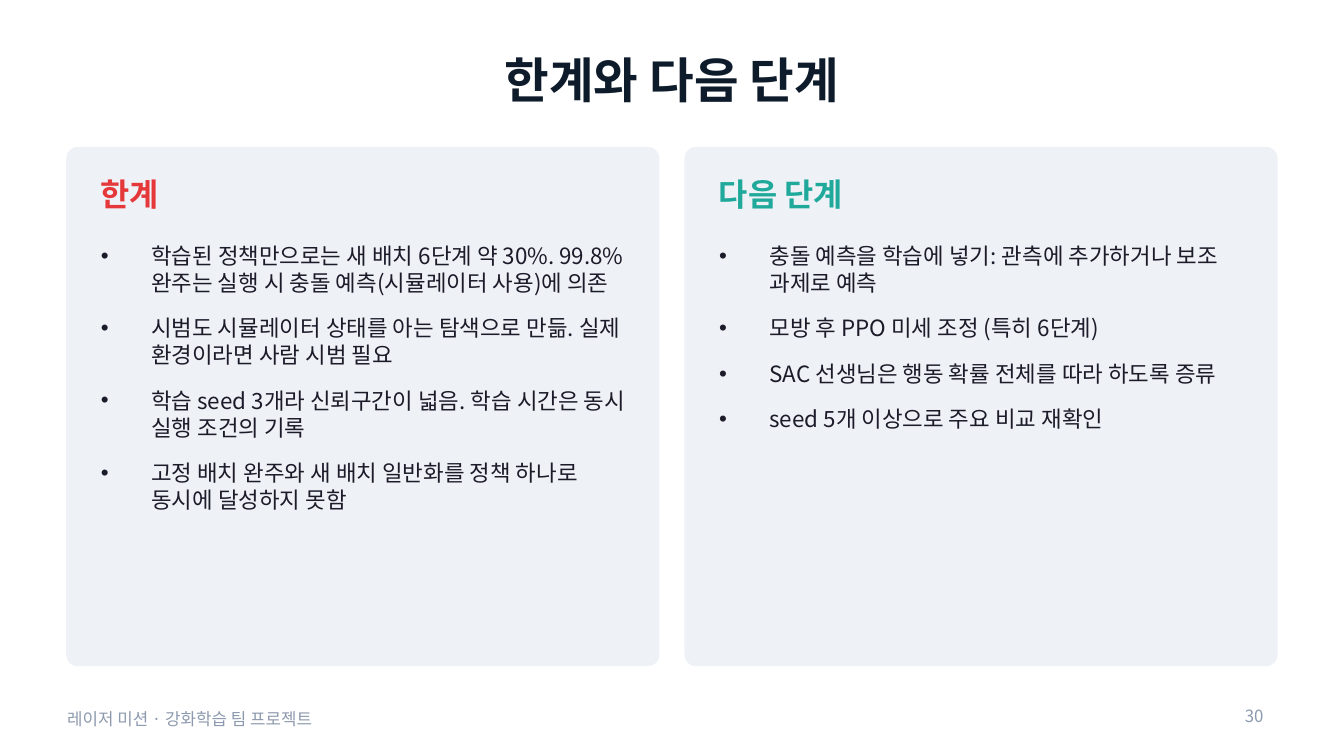
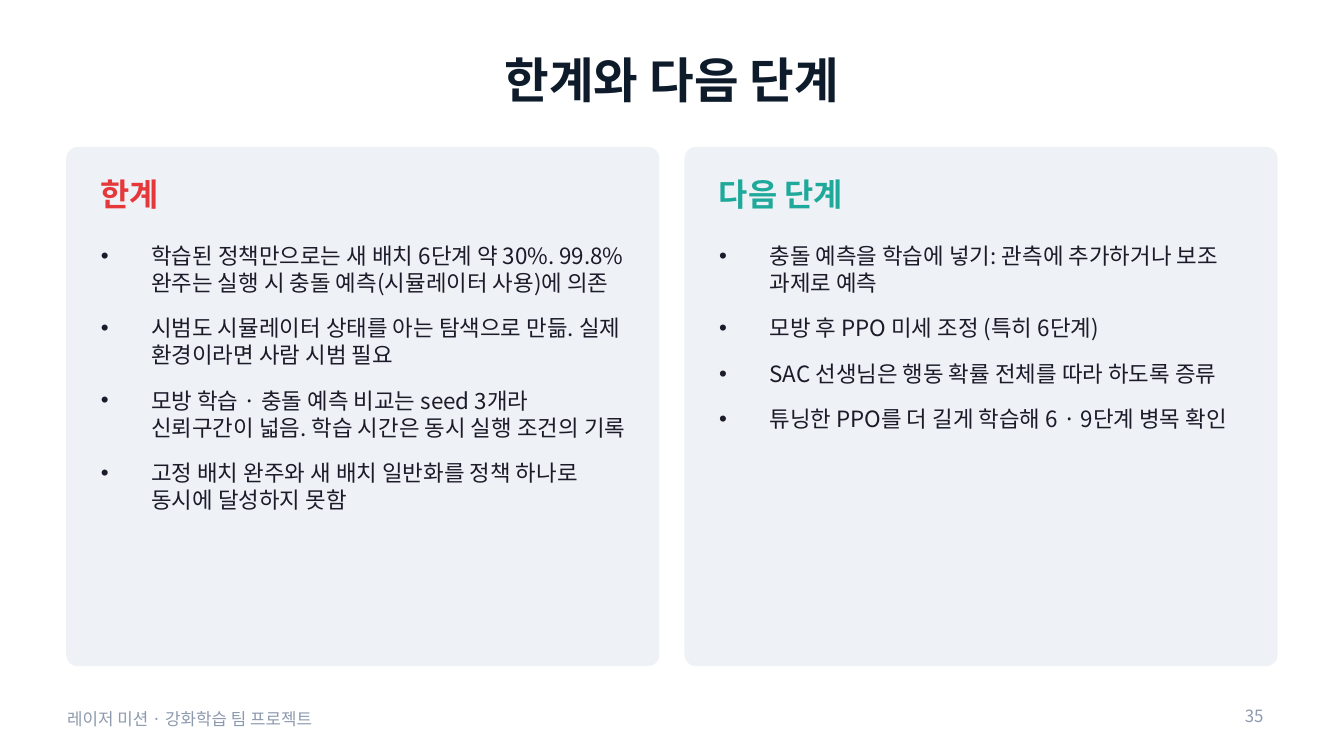
Before and after one commit to changxeokSong/reinforcement_learning, a slide deck: slide 35 of docs/LaserMission_presentation.pptx (slide 30 before the commit). Drawn at 1344x756 pixels with LibreOffice and Linux fonts; fonts in the diff are those of the drawing. Boxes give left, top, right and bottom in pixels: in the first picture for what was removed or moved away, otherwise in the second. Text is boxed around its words. In the diff, an @@ line names an element or a change of style, - is before the commit and + after.

Commit message:
레이저 미션: 하이퍼파라미터 탐색 102개, 최종 비교 seed 5개, 새 seed 확인 실험, 실패 방식 분석, 발표 자료 37장

```diff
--- a/docs/LaserMission_presentation.pptx
+++ b/docs/LaserMission_presentation.pptx
@@ text at (151,390,625,438): text changed @@
-• 학습 seed 3개라 신뢰구간이 넓음. 학습 시간은 동시 실행 조건의 기록
+• 모방 학습 · 충돌 예측 비교는 seed 3개라 신뢰구간이 넓음. 학습 시간은 동시 실행 조건의 기록
@@ text at (769,408,1226,429): text changed @@
-• seed 5개 이상으로 주요 비교 재확인
+• 튜닝한 PPO를 더 길게 학습해 6 · 9단계 병목 확인
@@ page number at (1245,709,1264,722): text changed @@
-30
+35
```
Also in this commit, not shown: 8 other slides changed, 5 slides added, 11 other files.
